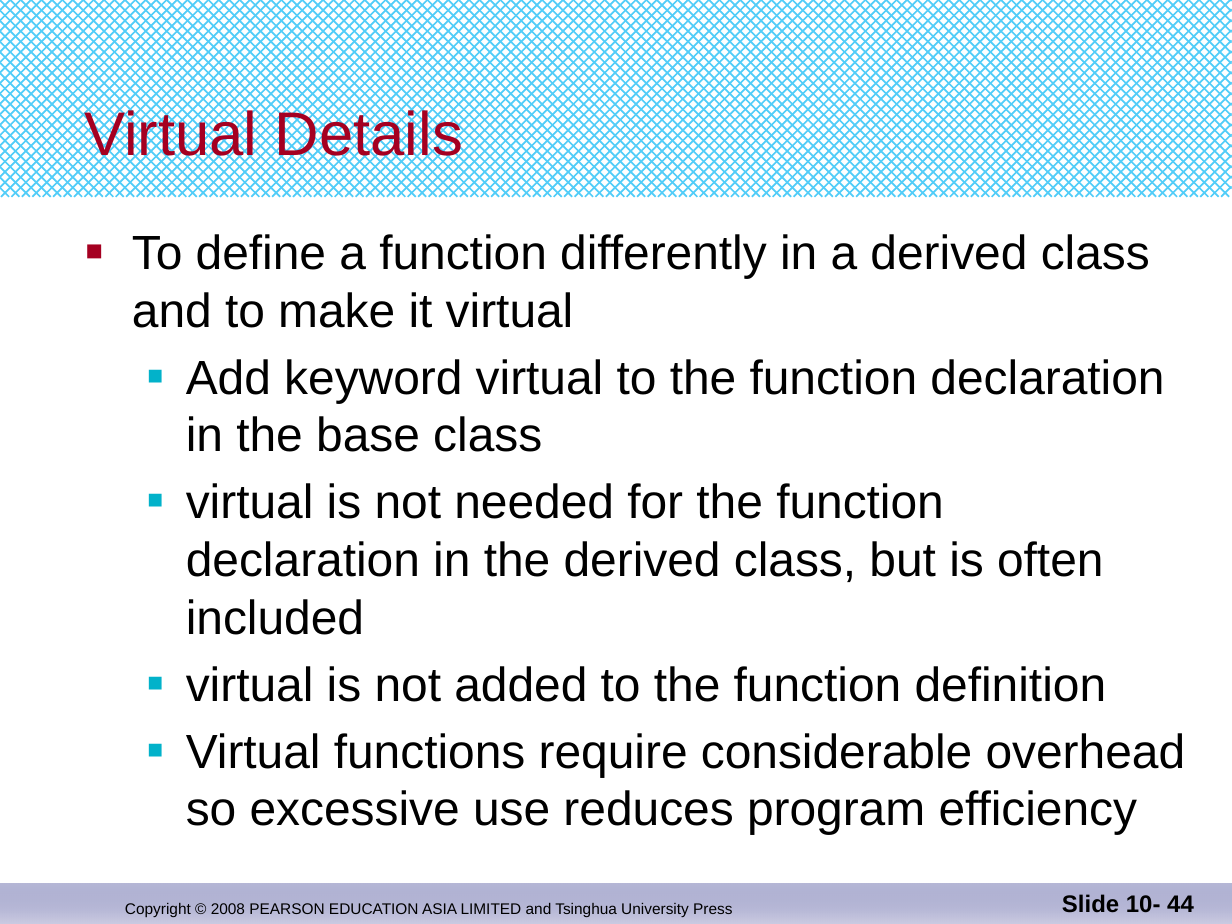
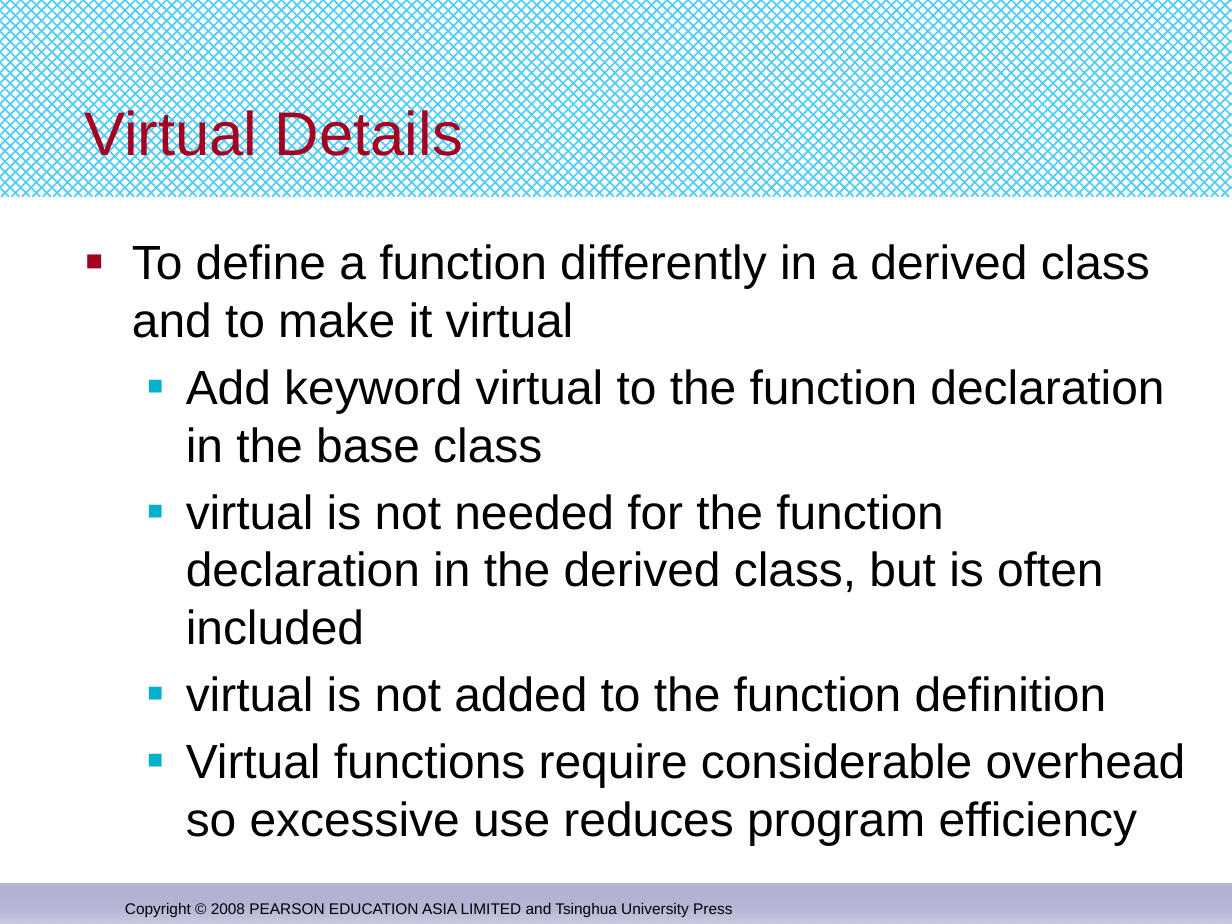
Before and after one commit to djuanbei/CPLUSPLUS, a slide deck: slide 44 of ppt/Chapter 15.pptx. Drawn at 1232x924 pixels with LibreOffice and Linux fonts; fonts in the diff are those of the drawing. Boxes give left, top, right and bottom in pixels: in the first picture for what was removed or moved away, otherwise in the second. Text is boxed around its words. In the diff, an @@ line names an element or a change of style, - is before the commit and + after.

```diff
--- a/ppt/Chapter 15.pptx
+++ b/ppt/Chapter 15.pptx
@@ text "To define a function differently ...": place and size @@
-text "To define a function differently ..." at bbox=[132, 234, 1186, 834]
+text "To define a function differently ..." at bbox=[132, 244, 1186, 845]
@@ page number removed at bbox=[1062, 894, 1194, 913] @@
-Slide 10- 44
```
Also in this commit, not shown: 6 other slides changed.
